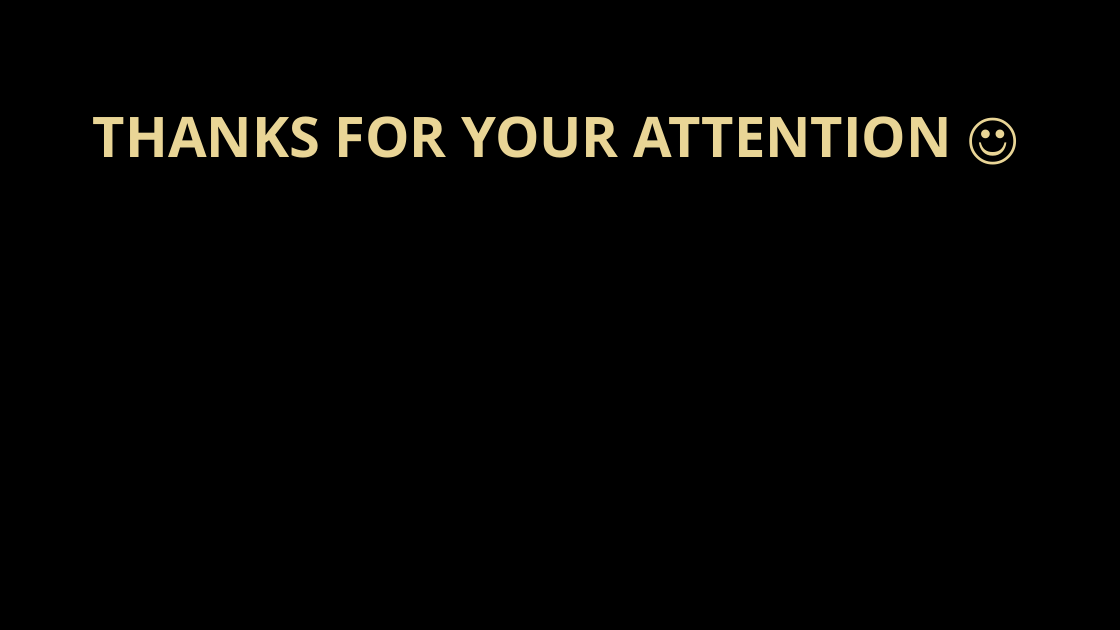
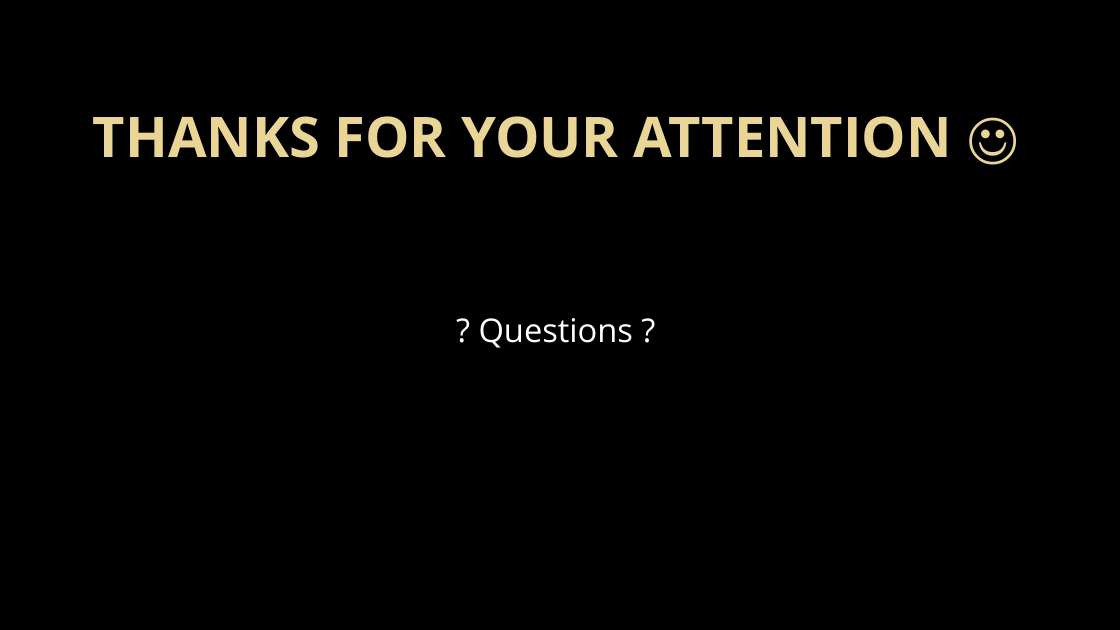
Before and after one commit to andreasdietze/MobileAppWiSe1718, a slide deck: slide 13 of Präsentation/MobileAppsWiSe1718_Dietze_Schmitt_Vorabversion.pptx (slide 12 before the commit). Drawn at 1120x630 pixels with LibreOffice and Linux fonts; fonts in the diff are those of the drawing; background and template pictures are left out. Boxes give left, top, right and bottom in pixels: in the first picture for what was removed or moved away, otherwise in the second. Text is boxed around its words. In the diff, an @@ line names an element or a change of style, - is before the commit and + after.

```diff
--- a/Präsentation/MobileAppsWiSe1718_Dietze_Schmitt_Vorabversion.pptx
+++ b/Präsentation/MobileAppsWiSe1718_Dietze_Schmitt_Vorabversion.pptx
@@ subtitle added at (479, 318, 633, 348), 28 pt, text #FFFFFF @@
+? Questions ?
```
Also in this commit, not shown: 7 other slides changed, 1 slide added, 1 other file.
